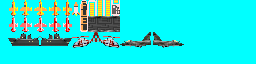
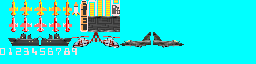
Layer changes from the first 256×64 image to the second:
painted on "Foreground" over [0, 47, 116, 55]
